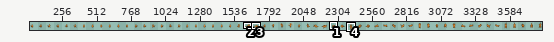
Pixel-art file -- Player-Spritesheet.aseprite. Above: a wide view before the commit, with the close-up outlined.
Close-up. Before:
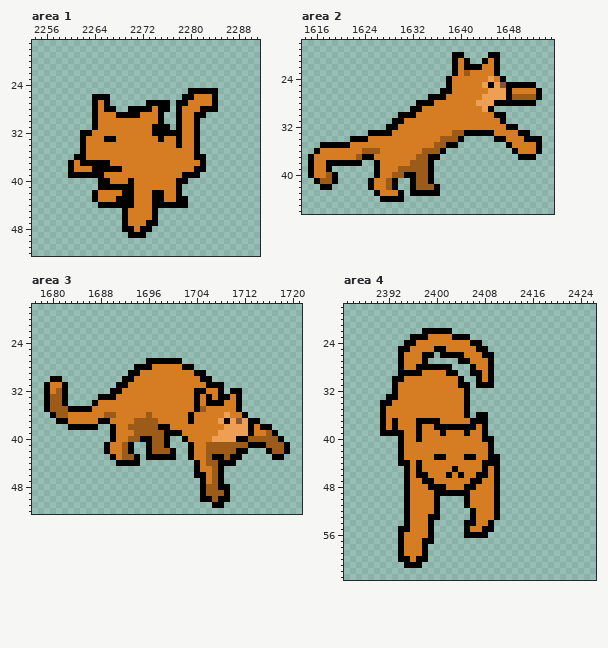
3840x64 pixels, 1 frame. Colours within 5 levels of each other are drawn and written as one. Shown: area 1: x 2254..2291, y 17..52; area 2: x 1614..1655, y 18..46; area 3: x 1677..1721, y 18..52; area 4: x 2385..2426, y 18..63. The wide view leaves out empty margins. The commit also changed other parts of the picture, which this record leaves out.
Once edited:
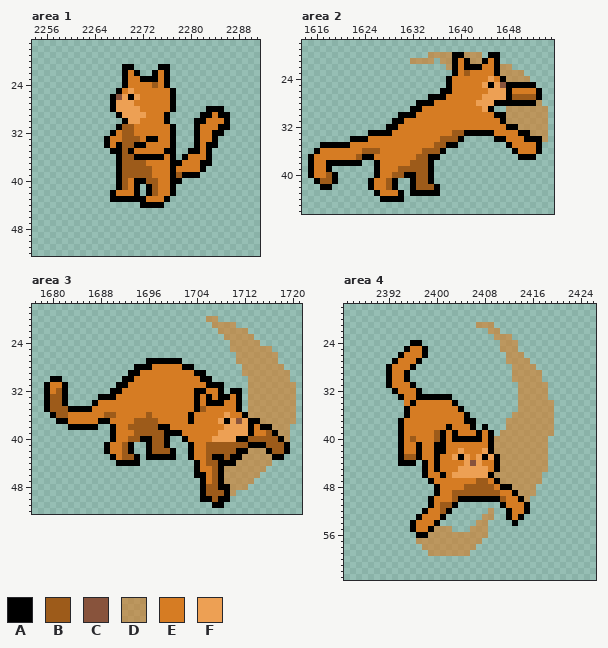
Palette (. is transparent): A #000000  B #9d5b1a  C #88533c  D #d67c2396  E #d67c23  F #eda054
Difference:
Area 1, layers "Cat Outline", "Orange Coat":
y 21: x 2269..2270 .. -> AA; x 2275..2276 .. -> AA
y 22: x 2269..2271 ... -> AEA; x 2274..2276 ... -> AEA
y 23: x 2269..2276 ........ -> AEEAAAEA
y 24: x 2269..2276 ........ -> AEEEEBEA
y 25: x 2268..2277 .......... -> AEFEEEEEEA; x 2280..2284 AAAAA -> .....
y 26: x 2264..2277 AAA........... -> ...ACFAFEEEEEA; x 2279..2284 AAEEEA -> ......
y 27: x 2264..2284 AEA......AAAA.AAEEEEA -> ...AFFFEEEEEEA.......
y 28: x 2264..2266 AEA -> ...; x 2268..2273 ..AAAA -> FFFFEE; x 2275..2282 AA.AEEEA -> EEA.....; x 2285 . -> A
y 29: x 2264..2267 AEEE -> ....; x 2269..2272 AAAE -> FFFF; x 2275..2276 A. -> EA; x 2278..2281 AEEA -> ....; x 2283..2286 .... -> AEAA
y 30: x 2264..2271 AEEEEEEE -> .....AFF; x 2275..2276 A. -> EA; x 2278..2280 AEE -> ...; x 2282..2286 ..... -> AEEEA
y 31: x 2264..2270 AEEEEEE -> ....ABB; x 2274..2280 AAA.AEE -> EEEA...; x 2282..2286 ..... -> EEEAA
y 32: x 2262..2267 AAEEEE -> .....A; x 2269..2270 EE -> BB; x 2274..2276 AAA -> EEE; x 2278..2280 AEE -> ...; x 2282..2285 .... -> EEAA
y 33: x 2262..2265 AEEE -> ....; x 2267 A -> E; x 2269..2271 EEE -> BBB; x 2273..2275 EEA -> AAE; x 2277..2280 EAEE -> A...; x 2282..2284 ... -> EEA
y 34: x 2262..2266 AEEEE -> ....A; x 2268..2272 EEEEE -> ABBAA; x 2277..2280 EAEE -> A...; x 2282..2284 ... -> EAA
y 35: x 2262..2270 AEEEEEEEE -> .....AABA; x 2276..2280 EEEEE -> AA..A; x 2282..2283 .. -> EA
y 36: x 2261..2275 AAEEEEEEEEEEEEE -> .......ABBAAAAA; x 2277..2279 EEE -> A.A; x 2281..2283 AA. -> EEA
y 37: x 2260..2272 AEAAAAAEEEEEE -> ........ABBBB; x 2277..2278 EE -> AA; x 2283 . -> A
y 38: x 2260..2267 AEEEAAAA -> ........; x 2269..2273 EEEEE -> BBBBB; x 2277 E -> A; x 2281 A -> E
y 39: x 2260..2273 AAAAAAEEEEEEEE -> ........ABBBBB; x 2277..2278 EE -> AB
y 40: x 2265..2274 AAEEEAEEEE -> ...ABEAABB; x 2277 E -> A; x 2279 A -> .
y 41: x 2265..2267 AAA -> ...; x 2269..2274 AAEEEE -> BEA.AB; x 2277..2278 EA -> A.
y 42: x 2264..2267 AEEE -> ...A; x 2269..2275 AAEEEAA -> EEA.ABE; x 2277..2278 EA -> A.
y 43: x 2264..2267 AEEE -> ...A; x 2271..2272 EE -> AA; x 2274..2279 AAEEAA -> EEA...
y 44: x 2265..2273 AAAAAAEEE -> .......AA; x 2276..2279 AAAA -> ....
y 45..46: x 2269..2274 AEEEEA -> ......
y 47: x 2269..2274 AEEEAA -> ......
y 48: x 2269..2273 AAEAA -> .....
y 49: x 2270..2272 AAA -> ...
Area 2, layer "Orange Coat":
y 20: x 1635..1638 .... -> DDDD; x 1641..1643 ... -> DDD
y 21: x 1632..1635 .... -> DDDD; x 1637..1638 .. -> DD; x 1642..1643 .. -> DD
y 22: x 1638 . -> D; x 1647..1648 .. -> DD
y 23: x 1647..1650 .... -> DDDD
y 24: x 1648..1651 .... -> DDDD
y 28: x 1653 . -> D
y 29..31: x 1648..1654 ....... -> DDDDDDD
y 32: x 1650..1654 ..... -> DDDDD
y 33: x 1652..1654 ... -> DDD
y 34: x 1654 . -> D
Area 3, layer "Orange Coat":
y 20: x 1706..1707 .. -> DD
y 21: x 1707..1710 .... -> DDDD
y 22: x 1708..1712 ..... -> DDDDD
y 23: x 1709..1713 ..... -> DDDDD
y 24: x 1710..1714 ..... -> DDDDD
y 25: x 1710..1716 ....... -> DDDDDDD
y 26..27: x 1711..1717 ....... -> DDDDDDD
y 28: x 1712..1718 ....... -> DDDDDDD
y 29: x 1712..1719 ........ -> DDDDDDDD
y 30: x 1713..1719 ....... -> DDDDDDD
y 31..36: x 1713..1720 ........ -> DDDDDDDD
y 37: x 1715..1720 ...... -> DDDDDD
y 38: x 1717..1719 ... -> DDD
y 39: x 1718..1719 .. -> DD
y 40: x 1719 . -> D
y 42: x 1713..1715 ... -> DDD
y 43: x 1712..1716 ..... -> DDDDD
y 44: x 1711..1716 ...... -> DDDDDD
y 45: x 1709..1715 ....... -> DDDDDDD
y 46: x 1709..1714 ...... -> DDDDDD
y 47: x 1709..1713 ..... -> DDDDD
y 48: x 1710..1712 ... -> DDD
y 49: x 1710 . -> D
Area 4, layers "Cat Outline", "Orange Coat":
y 21: x 2407..2409 ... -> DDD
y 22: x 2398..2402 AAAAA -> .....; x 2409..2410 .. -> DD
y 23: x 2396..2405 AAAEEEEAAA -> ..........; x 2410..2412 ... -> DDD
y 24: x 2395 A -> .; x 2397..2407 EEEEEEEEEAA -> A..........; x 2411..2413 ... -> DDD
y 25: x 2394 A -> .; x 2398..2408 EEAAEEEEEAA -> A..........; x 2411..2413 ... -> DDD
y 26: x 2399 A -> .; x 2401..2409 AAAAEEEAA -> .........; x 2412..2414 ... -> DDD
y 27: x 2393..2394 .A -> AE; x 2397..2398 EA -> A.; x 2404..2409 AAEEEA -> ......; x 2412..2415 .... -> DDDD
y 28: x 2392..2394 ..A -> AEE; x 2396..2402 EAAAAAA -> A......; x 2406..2409 AEEA -> ....; x 2413..2416 .... -> DDDD
y 29: x 2392..2394 ..A -> AEE; x 2396..2403 AAEEEEAA -> ........; x 2406..2409 AAEA -> ....; x 2413..2417 ..... -> DDDDD
y 30: x 2392..2404 .AAEEEEEEEEEA -> AEEA.........; x 2407..2409 AEA -> ...; x 2413..2417 ..... -> DDDDD
y 31: x 2392..2393 .A -> AE; x 2396..2405 EEEEEEEEAA -> A.........; x 2407..2409 AAA -> ...; x 2414..2418 ..... -> DDDDD
y 32: x 2397..2405 EEEEEEEEA -> A........; x 2414..2418 ..... -> DDDDD
y 33: x 2392..2394 AAE -> ..A; x 2397..2405 EEEEEEEEA -> AAAAAA...; x 2414..2418 ..... -> DDDDD
y 34: x 2391..2394 AAEE -> ....; x 2396 E -> A; x 2403..2405 EEA -> A..; x 2414..2419 ...... -> DDDDDD
y 35: x 2391..2395 AEEEE -> ....A; x 2404..2405 EA -> A.; x 2414..2419 ...... -> DDDDDD
y 36: x 2391..2395 AEEEE -> ....A; x 2407..2408 AA -> ..; x 2413..2419 ....... -> DDDDDDD
y 37: x 2391..2394 AEAE -> ...A; x 2397..2400 AAAA -> EEEE; x 2405 E -> A; x 2407..2408 AA -> ..; x 2412..2419 ........ -> DDDDDDDD
y 38: x 2391..2394 AEAE -> ...A; x 2397 A -> E; x 2400..2401 AA -> EE; x 2403..2405 AAA -> EEE; x 2407 E -> .; x 2412..2419 ........ -> DDDDDDDD
y 39: x 2391..2393 AAA -> ...; x 2397 A -> E; x 2400 E -> B; x 2403 E -> A; x 2405 A -> E; x 2407..2409 EA. -> AEA; x 2411..2419 ......... -> DDDDDDDDD
y 40: x 2396..2397 EA -> BE; x 2400..2401 EE -> BA; x 2403..2408 EEEEEA -> AAAAAE; x 2410..2418 ......... -> DDDDDDDDD
y 41: x 2397 E -> A; x 2400..2401 EE -> AA; x 2410..2418 ......... -> DDDDDDDDD
y 42: x 2397 E -> A; x 2400..2401 EE -> AA; x 2404 E -> F; x 2408 E -> F; x 2410..2418 ......... -> DDDDDDDDD
y 43: x 2395..2397 EEE -> BBA; x 2401 A -> E; x 2403..2409 EEAAEEA -> FAFEFAF; x 2411..2418 ........ -> DDDDDDDD
y 44: x 2396..2398 EAE -> A.A; x 2400 E -> A; x 2405..2409 EEEAA -> FCFEE; x 2411..2418 ........ -> DDDDDDDD
y 45: x 2395..2398 AEAE -> ...A; x 2400 E -> A; x 2403..2408 AEEEEA -> EFFFFF; x 2411..2418 ........ -> DDDDDDDD
y 46: x 2395..2397 AEA -> ...; x 2401..2417 EAEAEEAAEA....... -> AEFFFFFFADDDDDDDD
y 47: x 2395..2398 AEEA -> ....; x 2406..2408 AAE -> EBB; x 2411..2417 ....... -> DDDDDDD
y 48: x 2395..2399 AEEEA -> .....; x 2401 A -> E; x 2405..2416 AAEEEA...... -> BBBBBEAADDDD
y 49: x 2395..2399 AEEEE -> .....; x 2401..2416 AAAAAEEEEA...... -> EEBBBBBBBBEEADDD
y 50: x 2395..2404 AEEEEA.... -> ....AEEEBA; x 2406..2409 EEEE -> AAAA; x 2411..2415 ..... -> BEEAD
y 51: x 2395..2403 AEEEEA... -> ....AEBBA; x 2405..2415 AEEEEA..... -> ......AEEEA
y 52: x 2395..2398 AEEE -> ...A; x 2400..2402 A.. -> EBA; x 2406..2410 AEEEA -> ...D.; x 2412..2415 .... -> AEEA
y 53: x 2395..2397 AEE -> ..A; x 2399..2401 AA. -> EEA; x 2406..2410 AEEEA -> ..DD.; x 2412..2414 ... -> AEA
y 54: x 2395..2396 AE -> .A; x 2399..2400 A. -> EA; x 2405..2409 AAEEA -> ..DD.; x 2413 . -> A
y 55: x 2394..2396 AAE -> ..A; x 2400..2402 ... -> DDD; x 2405..2409 AEEAA -> .DDD.
y 56: x 2394..2408 AEEEEA.....AAAA -> ...AADDDDDDDDDD
y 57: x 2394..2407 AEEEAA........ -> ...DDDDDDDDDDD
y 58: x 2394..2406 AEEEA........ -> ....DDDDDDDDD
y 59: x 2394..2405 AEEEA....... -> .....DDDDDDD
y 60: x 2394..2398 AAEAA -> .....
y 61: x 2395..2397 AAA -> ...
